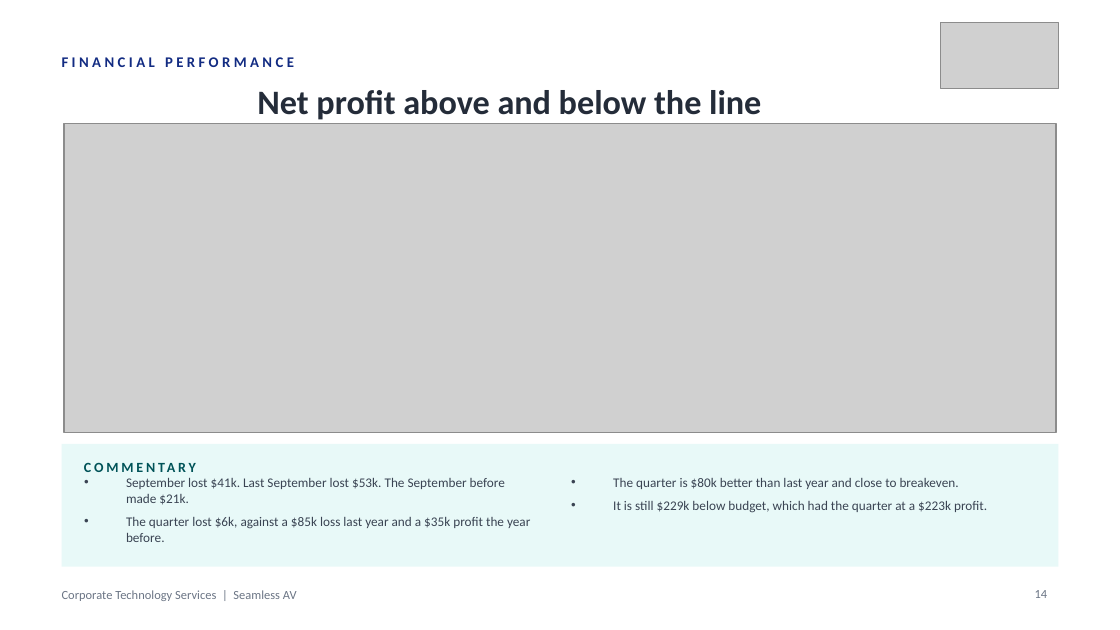
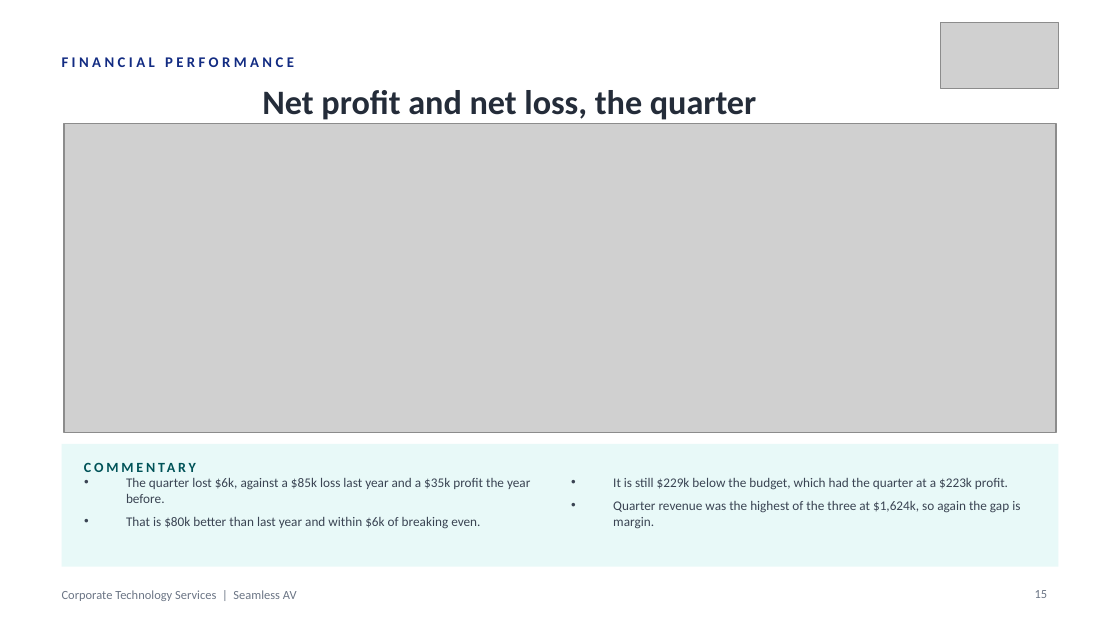
Before and after one commit to WesleyNelson-O33/Claude, a slide deck: slide 15 of deck/CTS Monthly Business Review - 30092026.pptx (slide 14 before the commit). Drawn at 1120x630 pixels with LibreOffice and Linux fonts; fonts in the diff are those of the drawing; grey boxes stand for pictures. Boxes give left, top, right and bottom in pixels: in the first picture for what was removed or moved away, otherwise in the second. Text is boxed around its words. In the diff, an @@ line names an element or a change of style, - is before the commit and + after.

```diff
--- a/deck/CTS Monthly Business Review - 30092026.pptx
+++ b/deck/CTS Monthly Business Review - 30092026.pptx
@@ text at (262, 90, 756, 120): text changed @@
-Net profit above and below the line
+Net profit and net loss, the quarter
@@ text at (126, 478, 505, 505): paragraph removed @@
-• September lost $41k. Last September lost $53k. The September before made $21k.
@@ text at (613, 478, 1020, 529): text changed @@
-• The quarter is $80k better than last year and close to breakeven.
-• It is still $229k below budget, which had the quarter at a $223k profit.
+• It is still $229k below the budget, which had the quarter at a $223k profit.
+• Quarter revenue was the highest of the three at $1,624k, so again the gap is margin.
@@ text at (126, 517, 480, 528): paragraph added @@
+• That is $80k better than last year and within $6k of breaking even.
@@ page number at (1035, 590, 1048, 598): text changed @@
-14
+15
```
Also in this commit, not shown: 1 slide added, 14 other files.
